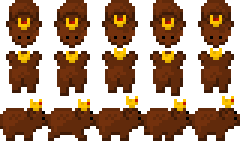
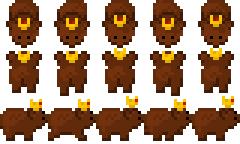
Two versions of the same layered image (240 × 144). Layer-by-layer changes:
painted on "Background" over box(45, 123, 240, 126)
